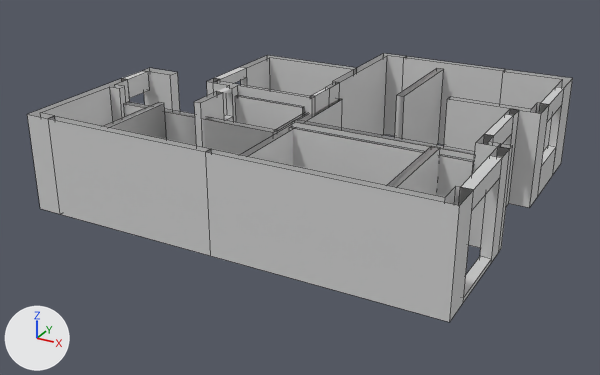
An edit to the FBX model output_full.fbx, drawn before and after from the same camera.
The view is the same before and after, from a 50 mm camera at (45.12, -77.41, 9.9) aimed at (34.38, -57.9, 0.14). The lights are fixed; the arrows at lower left show +X, +Y and +Z. The older version comes first. Mesh edges are drawn as thin lines on the coarser meshes. Vertices at exactly the same position are counted once.

The first picture shows '可拆墙_围合000', '承重墙_围合000', '承重墙_围合001', '承重墙_围合002', '承重墙_围合007', '承重墙_围合008', '承重墙_围合009', '承重墙_围合010', '承重墙_围合011', '梁000', '梁001', '梁004', '梁007', '梁008', '梁009', '梁010', '梁016' and 19 more.
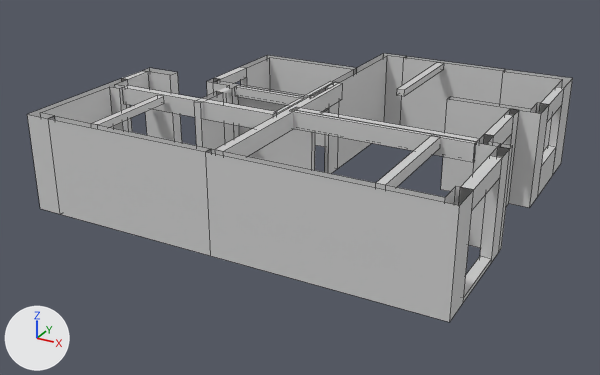
Boxes [x1, y1, x2, y2] around the edits, measured in the pictures (600 x 375 px):
'梁008', reshaped: before [290, 127, 474, 197]; after [290, 110, 476, 162]
'梁004', reshaped: before [124, 102, 277, 155]; after [122, 85, 277, 128]
'梁001', reshaped: before [241, 99, 342, 166]; after [216, 82, 343, 156]
'梁016', reshaped: before [395, 68, 444, 145]; after [397, 62, 444, 96]
'梁009', reshaped: before [292, 120, 475, 161]; after [294, 107, 479, 142]
'梁000', reshaped: before [235, 95, 304, 129]; after [235, 86, 304, 105]
'梁010', reshaped: before [388, 146, 440, 195]; after [376, 135, 440, 187]
'梁007', reshaped: before [104, 102, 167, 139]; after [91, 95, 164, 127]

The change, as a diff of the scene's bpy script:
```diff
--- a/output_full.fbx.py
+++ b/output_full.fbx.py
@@ me_梁001 @@
-me_梁001.from_pydata(...)  # 8 vertices, 6 faces; spans x 34.44..34.67, y -62.17..-55.78, z 0.0..2.28
+me_梁001.from_pydata(...)  # 8 vertices, 6 faces; spans x 34.44..34.67, y -62.17..-55.78, z 2.28..2.78
+# me_梁001 part 3
+# 4 vertices are removed from x 34.44..34.67, y -62.17..-55.78, z 0.0
+# 6 faces are deleted
+# 4 vertices are added at (34.44, -55.78, 2.78), (34.44, -62.17, 2.78), (34.67, -62.17, 2.78), (34.67, -55.78, 2.78)
+# 6 new faces join them
 me_梁001.materials.append(mat_白模)
@@ me_梁004 @@
-me_梁004.from_pydata(...)  # 8 vertices, 6 faces; spans x 29.19..34.32, y -59.28..-59.04, z 0.0..2.28
+me_梁004.from_pydata(...)  # 8 vertices, 6 faces; spans x 29.19..34.32, y -59.28..-59.04, z 2.28..2.78
+# me_梁004 part 4
+# 4 vertices are removed from x 29.19..34.32, y -59.28..-59.04, z 0.0
+# 6 faces are deleted
+# 4 vertices are added at (29.19, -59.28, 2.78), (34.32, -59.28, 2.78), (34.32, -59.04, 2.78), (29.19, -59.04, 2.78)
+# 6 new faces join them
 me_梁004.materials.append(mat_白模)
@@ me_梁000 @@
-me_梁000.from_pydata(...)  # 8 vertices, 6 faces; spans x 32.06..34.32, y -57.63..-57.53, z 0.0..2.5
+me_梁000.from_pydata(...)  # 8 vertices, 6 faces; spans x 32.06..34.32, y -57.63..-57.53, z 2.5..2.78
+# me_梁000 part 7
+# 4 vertices are removed from x 32.06..34.32, y -57.63..-57.53, z 0.0
+# 6 faces are deleted
+# 4 vertices are added at (34.32, -57.53, 2.78), (32.06, -57.53, 2.78), (32.06, -57.63, 2.78), (34.32, -57.63, 2.78)
+# 6 new faces join them
 me_梁000.materials.append(mat_白模)
@@ me_梁008 @@
-me_梁008.from_pydata(...)  # 8 vertices, 6 faces; spans x 34.55..39.72, y -58.81..-58.71, z 0.0..2.3
+me_梁008.from_pydata(...)  # 8 vertices, 6 faces; spans x 34.55..39.72, y -58.81..-58.71, z 2.3..2.78
+# me_梁008 part 8
+# 4 vertices are removed from x 34.55..39.72, y -58.81..-58.71, z 0.0
+# 6 faces are deleted
+# 4 vertices are added at (39.72, -58.71, 2.78), (34.55, -58.71, 2.78), (34.55, -58.81, 2.78), (39.72, -58.81, 2.78)
+# 6 new faces join them
 me_梁008.materials.append(mat_白模)
@@ me_梁009 @@
-me_梁009.from_pydata(...)  # 8 vertices, 6 faces; spans x 34.55..39.72, y -58.65..-58.43, z 0.0..2.42
+me_梁009.from_pydata(...)  # 8 vertices, 6 faces; spans x 34.55..39.72, y -58.65..-58.43, z 2.42..2.78
+# me_梁009 part 6
+# 4 vertices are removed from x 34.55..39.72, y -58.65..-58.43, z 0.0
+# 6 faces are deleted
+# 4 vertices are added at (39.72, -58.43, 2.78), (34.55, -58.43, 2.78), (34.55, -58.65, 2.78), (39.72, -58.65, 2.78)
+# 6 new faces join them
 me_梁009.materials.append(mat_白模)
@@ me_梁007 @@
-me_梁007.from_pydata(...)  # 8 vertices, 6 faces; spans x 30.58..30.8, y -62.17..-59.39, z 0.0..2.58
+me_梁007.from_pydata(...)  # 8 vertices, 6 faces; spans x 30.58..30.8, y -62.17..-59.39, z 2.58..2.78
+# me_梁007 part 5
+# 4 vertices are removed from x 30.58..30.8, y -62.17..-59.39, z 0.0
+# 6 faces are deleted
+# 4 vertices are added at (30.8, -62.17, 2.78), (30.8, -59.39, 2.78), (30.58, -59.39, 2.78), (30.58, -62.17, 2.78)
+# 6 new faces join them
 me_梁007.materials.append(mat_白模)
@@ me_梁016 @@
-me_梁016.from_pydata(...)  # 8 vertices, 6 faces; spans x 36.32..36.55, y -55.52..-52.18, z 0.0..2.59
+me_梁016.from_pydata(...)  # 8 vertices, 6 faces; spans x 36.32..36.55, y -55.52..-52.18, z 2.59..2.78
+# me_梁016 part 2
+# 4 vertices are removed from x 36.32..36.55, y -55.52..-52.18, z 0.0
+# 6 faces are deleted
+# 4 vertices are added at (36.32, -52.18, 2.78), (36.32, -55.52, 2.78), (36.55, -55.52, 2.78), (36.55, -52.18, 2.78)
+# 6 new faces join them
 me_梁016.materials.append(mat_白模)
@@ me_梁010 @@
-me_梁010.from_pydata(...)  # 8 vertices, 6 faces; spans x 38.6..38.83, y -62.17..-58.76, z 0.0..2.49
+me_梁010.from_pydata(...)  # 8 vertices, 6 faces; spans x 38.6..38.83, y -62.17..-58.76, z 2.49..2.78
+# me_梁010 part 1
+# 4 vertices are removed from x 38.6..38.83, y -62.17..-58.76, z 0.0
+# 6 faces are deleted
+# 4 vertices are added at (38.6, -58.76, 2.78), (38.6, -62.17, 2.78), (38.83, -62.17, 2.78), (38.83, -58.76, 2.78)
+# 6 new faces join them
 me_梁010.materials.append(mat_白模)
```
